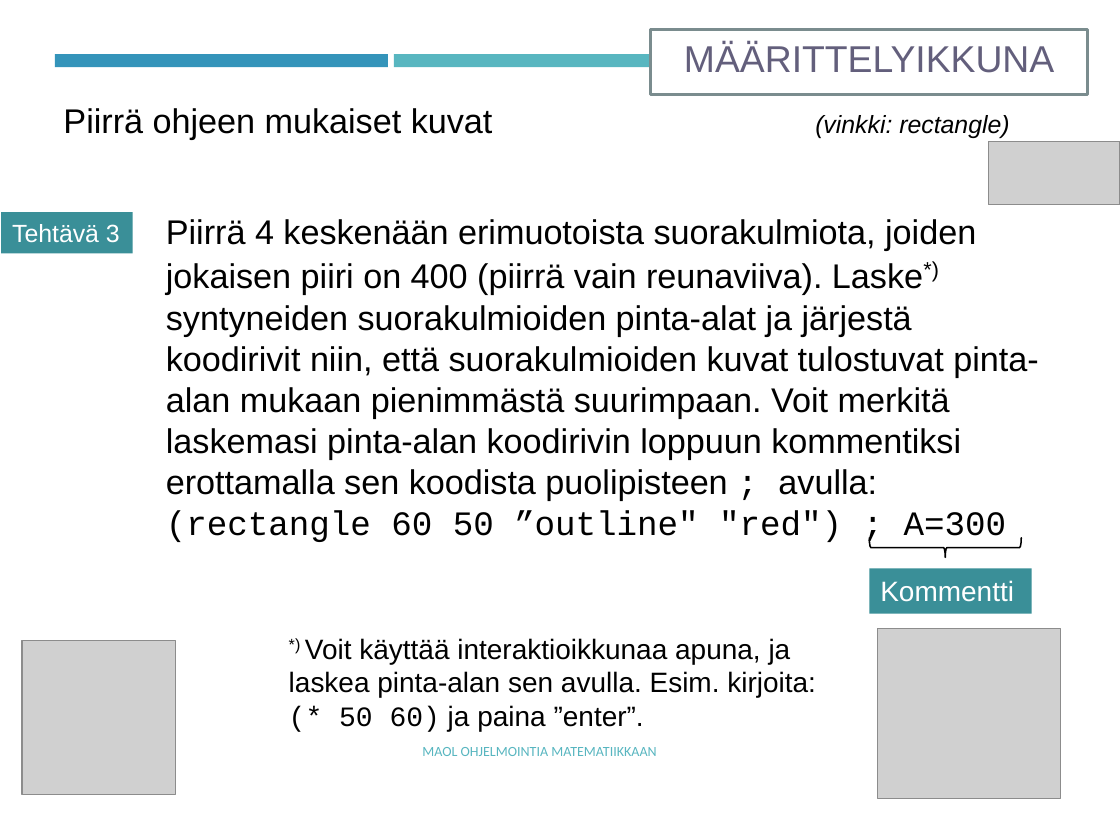
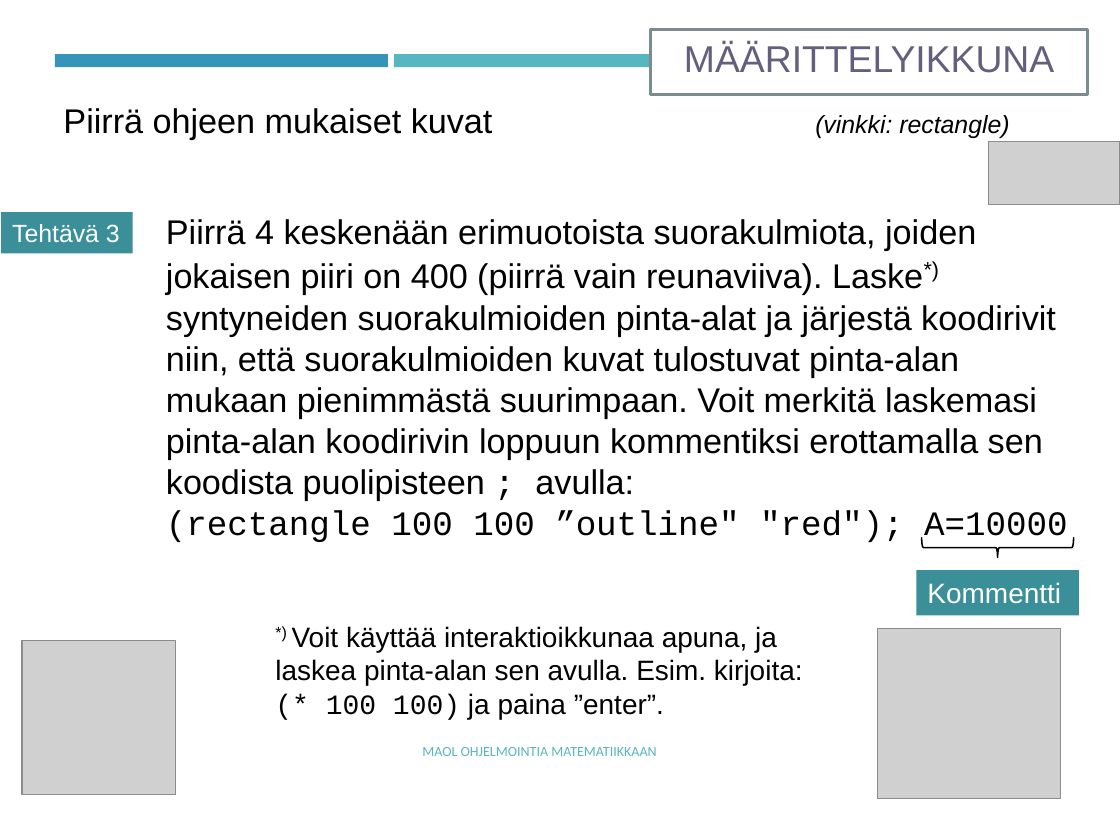
Before and after one commit to tyynetyyne/tyynetyyne.github.io, a slide deck: slide 8 of tehtavat/tiedostot/maol/power_point/Racket-MAOL-5-6-kuvat.pptx. Drawn at 1120x840 pixels with LibreOffice and Linux fonts; fonts in the diff are those of the drawing; grey boxes stand for pictures. Boxes give left, top, right and bottom in pixels: in the first picture for what was removed or moved away, otherwise in the second. Text is boxed around its words. In the diff, an @@ line names an element or a change of style, - is before the commit and + after.

```diff
--- a/tehtavat/tiedostot/maol/power_point/Racket-MAOL-5-6-kuvat.pptx
+++ b/tehtavat/tiedostot/maol/power_point/Racket-MAOL-5-6-kuvat.pptx
@@ text at [166, 510, 1067, 542]: text changed @@
-(rectangle 60 50 ”outline" "red") ; A=300
+(rectangle 100 100 ”outline" "red"); A=10000
@@ left brace: place and size @@
-left brace at [869, 538, 1021, 558]
+left brace at [922, 538, 1074, 558]
@@ rectangle "Kommentti": place and size @@
-rectangle "Kommentti" at [869, 569, 1032, 614]
+rectangle "Kommentti" at [916, 570, 1079, 615]
@@ text at [275, 626, 803, 720]: text changed @@
-*) Voit käyttää interaktioikkunaa apuna, ja laskea pinta-alan sen avulla. Esim. kirjoita: (* 50 60) ja paina ”enter”.
+*) Voit käyttää interaktioikkunaa apuna, ja laskea pinta-alan sen avulla. Esim. kirjoita: (* 100 100) ja paina ”enter”.
```
Also in this commit, not shown: 1 other slide changed, 6 other files.
